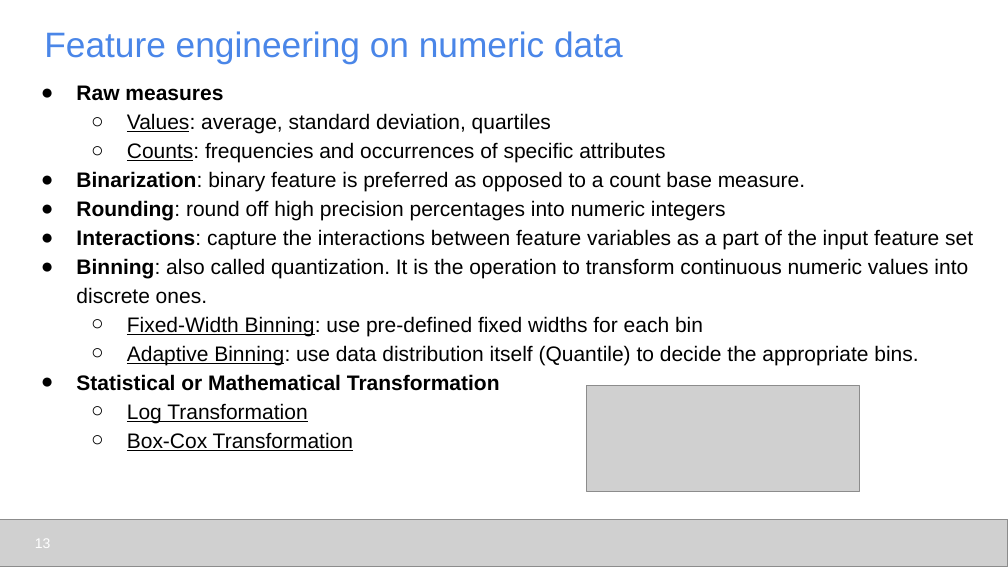
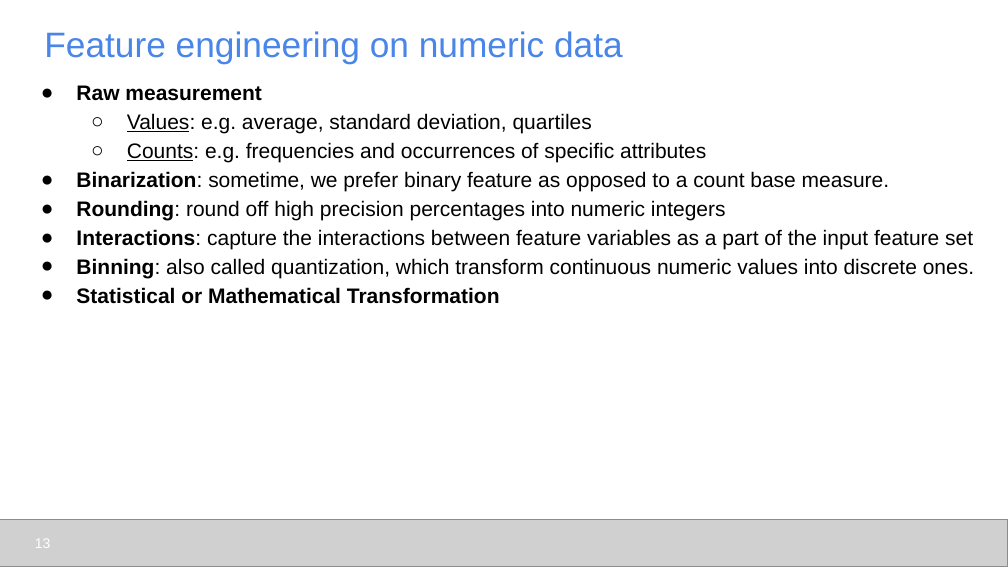
Before and after one commit to udel-cbcb/al_ml_workshop, a slide deck: slide 13 of Day_3/Lectures/Day_3_Lecture_Feature_Engineering_Scaling_Selection.pptx. Drawn at 1008x567 pixels with LibreOffice and Linux fonts; fonts in the diff are those of the drawing; grey boxes stand for pictures. Boxes give left, top, right and bottom in pixels: in the first picture for what was removed or moved away, otherwise in the second. Text is boxed around its words. In the diff, an @@ line names an element or a change of style, - is before the commit and + after.

```diff
--- a/Day_3/Lectures/Day_3_Lecture_Feature_Engineering_Scaling_Selection.pptx
+++ b/Day_3/Lectures/Day_3_Lecture_Feature_Engineering_Scaling_Selection.pptx
@@ text at box(76, 85, 889, 191): text changed @@
-● Raw measures
-  ○ Values: average, standard deviation, quartiles
-  ○ Counts: frequencies and occurrences of specific attributes
-● Binarization: binary feature is preferred as opposed to a count base measure.
+● Raw measurement
+  ○ Values: e.g. average, standard deviation, quartiles
+  ○ Counts: e.g. frequencies and occurrences of specific attributes
+● Binarization: sometime, we prefer binary feature as opposed to a count base measure.
@@ text at box(76, 258, 974, 278): text changed @@
-● Binning: also called quantization. It is the operation to transform continuous numeric values into discrete ones.
-  ○ Fixed-Width Binning: use pre-defined fixed widths for each bin
-  ○ Adaptive Binning: use data distribution itself (Quantile) to decide the appropriate bins.
+● Binning: also called quantization, which transform continuous numeric values into discrete ones.
@@ picture removed at box(587, 385, 859, 492) @@
@@ text at box(127, 403, 353, 451): paragraphs removed @@
-  ○ Log Transformation
-  ○ Box-Cox Transformation
```
Also in this commit, not shown: 13 other slides changed, 11 slides added, 4 slides removed, 8 other files.
